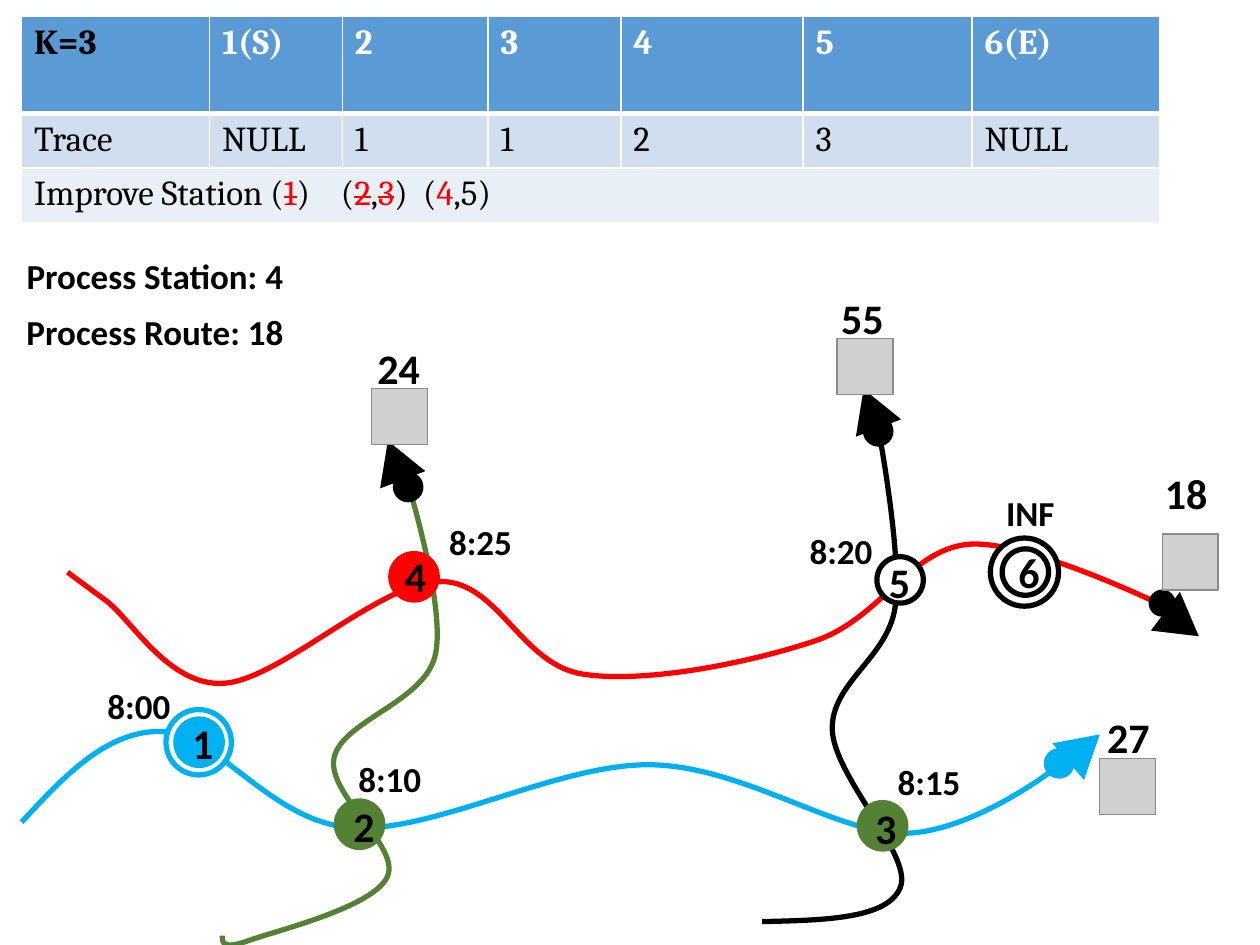
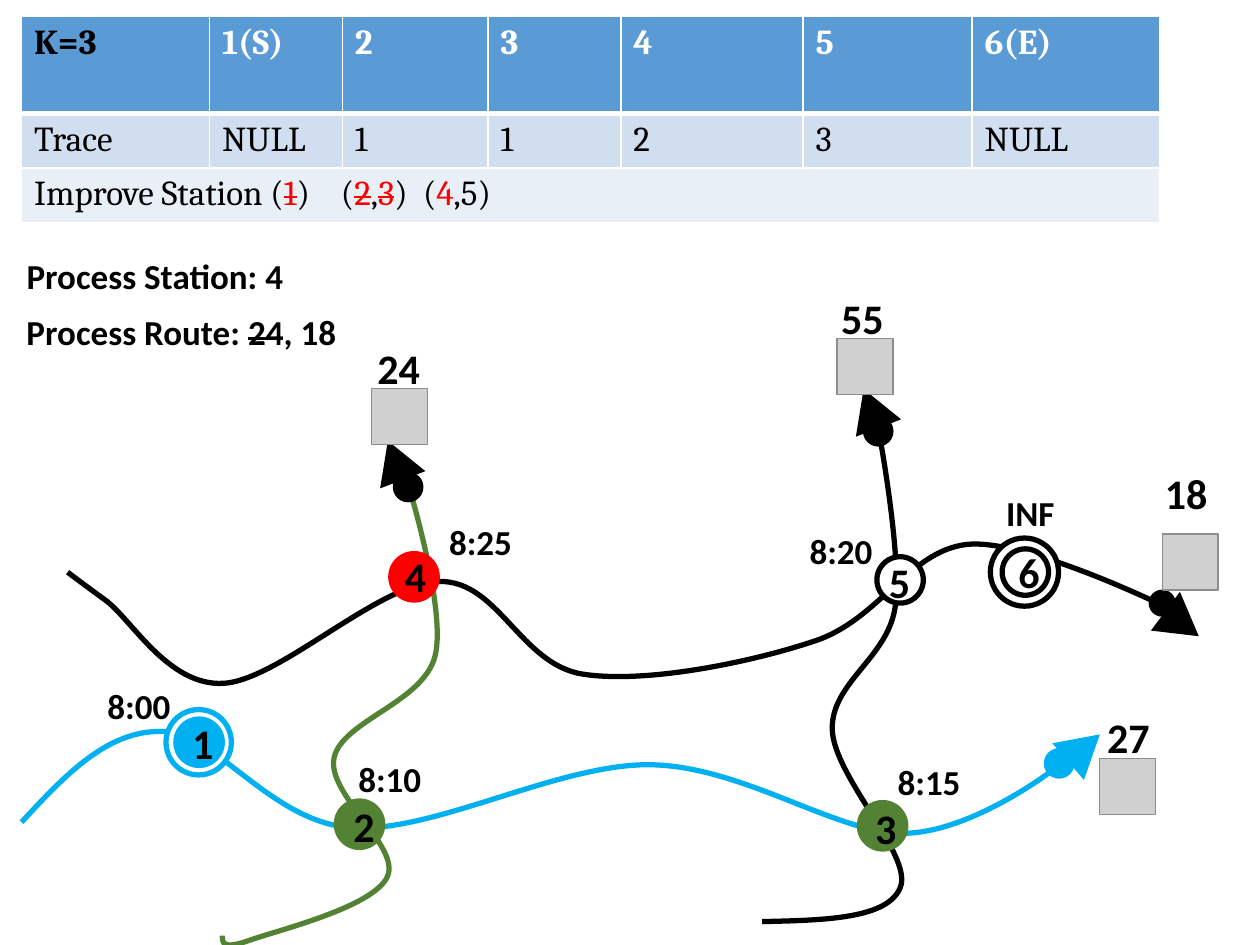
Before and after one commit to hqt/street-router, a slide deck: slide 39 of Document/presentation/bus/4 raptor new.pptx. Drawn at 1260x945 pixels with LibreOffice and Linux fonts; fonts in the diff are those of the drawing; grey boxes stand for pictures. Boxes give left, top, right and bottom in pixels: in the first picture for what was removed or moved away, otherwise in the second. Text is boxed around its words. In the diff, an @@ line names an element or a change of style, - is before the commit and + after.

```diff
--- a/Document/presentation/bus/4 raptor new.pptx
+++ b/Document/presentation/bus/4 raptor new.pptx
@@ text at (x1=26, y1=321, x2=336, y2=350): text changed @@
-Process Route: 18
+Process Route: 24, 18
@@ freeform shape at (x1=68, y1=544, x2=1163, y2=684): outline #FF0000 3 pt to #000000 3 pt @@
```
Also in this commit, not shown: 7 other slides changed, 1 slide added.
